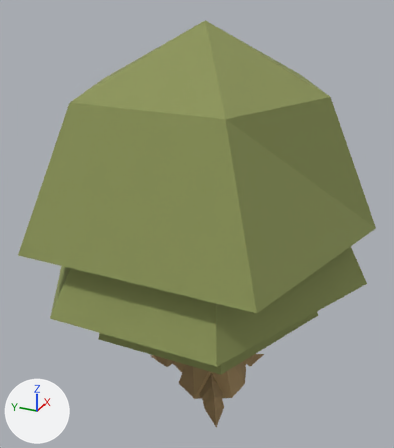
The OBJ model public/models/trees/oak/oak.obj as it was, and as the next commit left it.
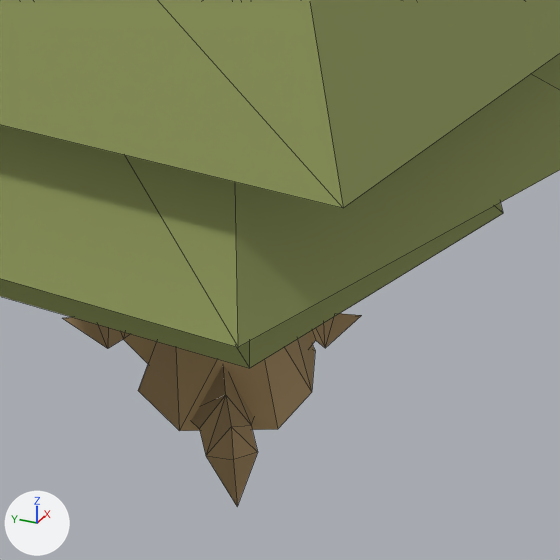
Old and new are each drawn whole from a 50 mm camera at (-529.0, -219.0, 477.0) aimed at (-6.0, 17.0, 215.0) and again close up on the part from 32% to 86% of the width and 52% to 100% of the height. Every picture has the same lights, and +X, +Y and +Z are marked at lower left. The last two pictures show the newer version. The close-ups show mesh edges as thin lines. Where no turn or scale is listed for an object, it has been applied to the vertices.

In view in the first close-up: 'Object Oak tree 2026-10-08_16-43-52'.
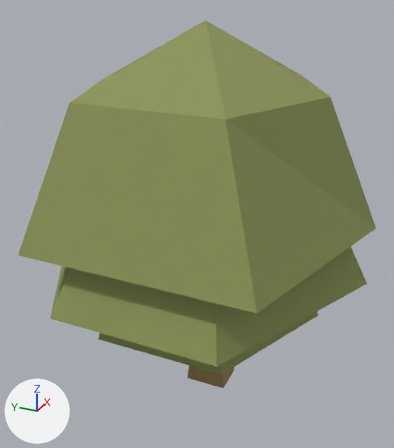
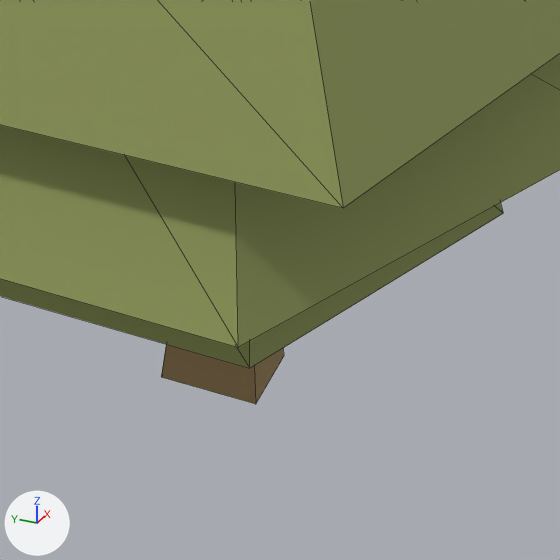
Commit message: Flat tree bases for all 6 trees (Model Man)

Pixel boxes [x1, y1, x2, y2] of what changed, in the close-ups (560 x 560 px):
'Object Oak tree 2026-10-08_16-43-52', reshaped
    before: [0, 0, 560, 506]
    after: [0, 0, 560, 404]
part 1 of me_object_oak_tree_2026_10_08_16_43_52, deleted (brown)
    before: [191, 365, 258, 506]
part 2 of me_object_oak_tree_2026_10_08_16_43_52, deleted (brown)
    before: [62, 317, 157, 364]
part 3 of me_object_oak_tree_2026_10_08_16_43_52, deleted (brown)
    before: [307, 313, 362, 348]
part 4 of me_object_oak_tree_2026_10_08_16_43_52, cut back
    before: [138, 334, 315, 431]
    after: [161, 344, 284, 404]

The change, as a diff of the scene's bpy script:
```diff
--- a/public/models/trees/oak/oak.obj.py
+++ b/public/models/trees/oak/oak.obj.py
@@ me_object_oak_tree_2026_10_08_16_43_52 @@
-me_object_oak_tree_2026_10_08_16_43_52.from_pydata(...)  # 100 vertices, 114 faces; spans x -177.0..176.0, y -176.0..192.0, z 0.0..435.0
+me_object_oak_tree_2026_10_08_16_43_52.from_pydata(...)  # 63 vertices, 71 faces; spans x -177.0..176.0, y -176.0..192.0, z 0.0..435.0
+# me_object_oak_tree_2026_10_08_16_43_52 part 1: the loose piece of 11 vertices spanning x -84.0..-21.0, y -43.0..3.0, z 0.0..30.0 is deleted
+# me_object_oak_tree_2026_10_08_16_43_52 part 2: the loose piece of 11 vertices spanning x -18.0..18.0, y 27.0..91.0, z 0.0..30.0 is deleted
+# me_object_oak_tree_2026_10_08_16_43_52 part 3: the loose piece of 11 vertices spanning x 6.0..67.0, y -52.0..-3.0, z 0.0..30.0 is deleted
+# me_object_oak_tree_2026_10_08_16_43_52 part 4
+# 4 vertices are removed from x -51.0..43.0, y -48.0..37.0, z 0.0
+# 12 faces are deleted
+# 4 vertices move from x -34.0..34.0, y -42.0..31.0, z 0.0 to x -20.0..27.0, y -26.0..24.0, z 0.0
+# 5 new faces join them, mat_c28 (brown #998058)
 me_object_oak_tree_2026_10_08_16_43_52.materials.append(mat_c0)
@@ me_object_oak_tree_2026_10_08_16_43_52 @@
 me_object_oak_tree_2026_10_08_16_43_52.materials.append(mat_c6)
-me_object_oak_tree_2026_10_08_16_43_52.materials.append(mat_c7)  # brown #8a724f
 me_object_oak_tree_2026_10_08_16_43_52.materials.append(mat_c8)
-me_object_oak_tree_2026_10_08_16_43_52.materials.append(mat_c9)  # brown #786342
-me_object_oak_tree_2026_10_08_16_43_52.materials.append(mat_c10)  # brown #826c49
-me_object_oak_tree_2026_10_08_16_43_52.materials.append(mat_c11)  # brown #947c55
-me_object_oak_tree_2026_10_08_16_43_52.materials.append(mat_c12)  # brown #977e56
-me_object_oak_tree_2026_10_08_16_43_52.materials.append(mat_c13)  # brown #a1875d
-me_object_oak_tree_2026_10_08_16_43_52.materials.append(mat_c14)  # brown #9b815a
-me_object_oak_tree_2026_10_08_16_43_52.materials.append(mat_c15)  # brown #927953
 me_object_oak_tree_2026_10_08_16_43_52.materials.append(mat_c16)
@@ me_object_oak_tree_2026_10_08_16_43_52 @@
 me_object_oak_tree_2026_10_08_16_43_52.materials.append(mat_c29)
-me_object_oak_tree_2026_10_08_16_43_52.materials.append(mat_c30)  # brown #9f855c
-me_object_oak_tree_2026_10_08_16_43_52.materials.append(mat_c31)  # brown #967d56
-me_object_oak_tree_2026_10_08_16_43_52.materials.append(mat_c32)  # brown #856e4b
-me_object_oak_tree_2026_10_08_16_43_52.materials.append(mat_c33)  # brown #705d3d
-me_object_oak_tree_2026_10_08_16_43_52.materials.append(mat_c34)  # brown #816c49
-me_object_oak_tree_2026_10_08_16_43_52.materials.append(mat_c35)  # brown #8b734f
-me_object_oak_tree_2026_10_08_16_43_52.materials.append(mat_c36)  # brown #9b825a
-me_object_oak_tree_2026_10_08_16_43_52.materials.append(mat_c37)  # brown #a98e63
-me_object_oak_tree_2026_10_08_16_43_52.materials.append(mat_c38)  # brown #a88d62
-me_object_oak_tree_2026_10_08_16_43_52.materials.append(mat_c39)  # brown #9c825a
-me_object_oak_tree_2026_10_08_16_43_52.materials.append(mat_c40)  # brown #9a8058
-me_object_oak_tree_2026_10_08_16_43_52.materials.append(mat_c41)  # brown #a1865d
-me_object_oak_tree_2026_10_08_16_43_52.materials.append(mat_c42)  # brown #a0855d
-me_object_oak_tree_2026_10_08_16_43_52.materials.append(mat_c43)  # brown #9d825a
-me_object_oak_tree_2026_10_08_16_43_52.materials.append(mat_c44)  # brown #9d835a
-me_object_oak_tree_2026_10_08_16_43_52.materials.append(mat_c45)  # brown #a68b60
-me_object_oak_tree_2026_10_08_16_43_52.materials.append(mat_c46)  # brown #a4895f
-me_object_oak_tree_2026_10_08_16_43_52.materials.append(mat_c47)  # brown #88714d
-me_object_oak_tree_2026_10_08_16_43_52.materials.append(mat_c48)  # brown #776242
-me_object_oak_tree_2026_10_08_16_43_52.materials.append(mat_c49)  # brown #796342
 me_object_oak_tree_2026_10_08_16_43_52.materials.append(mat_c50)
```
